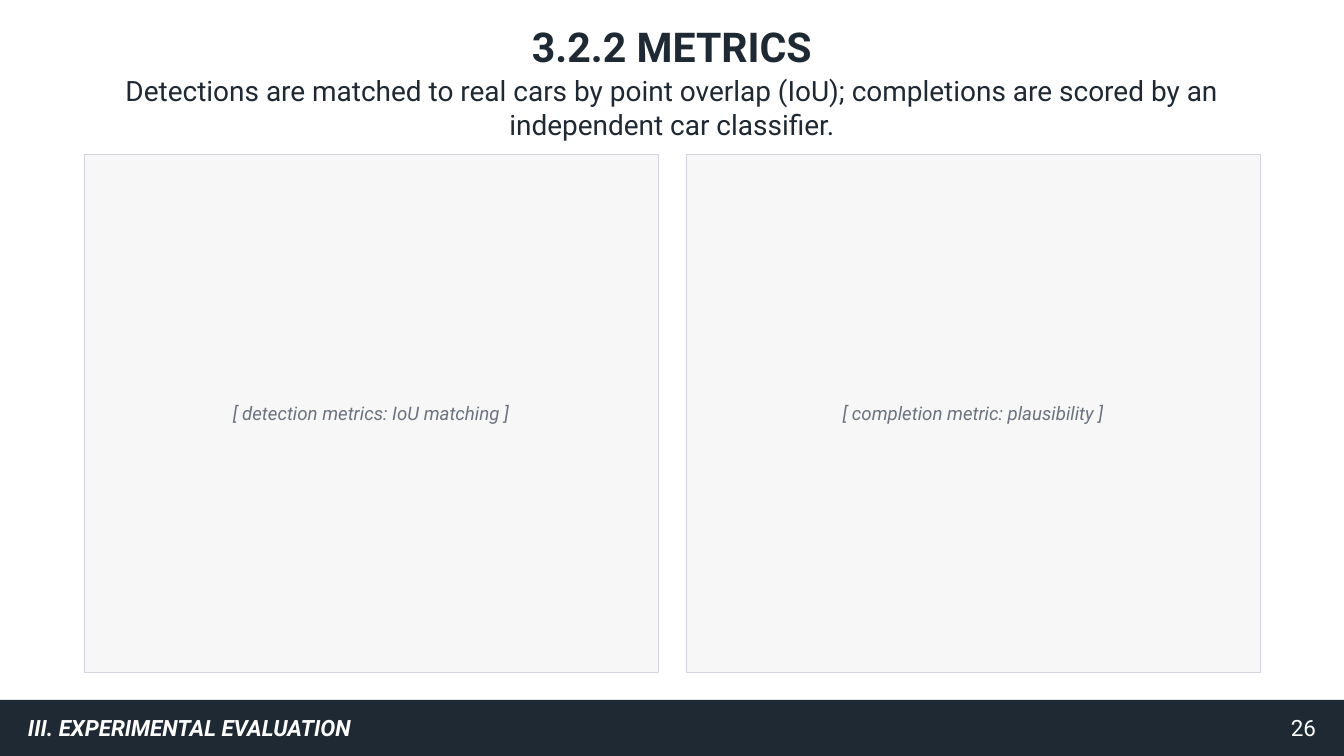
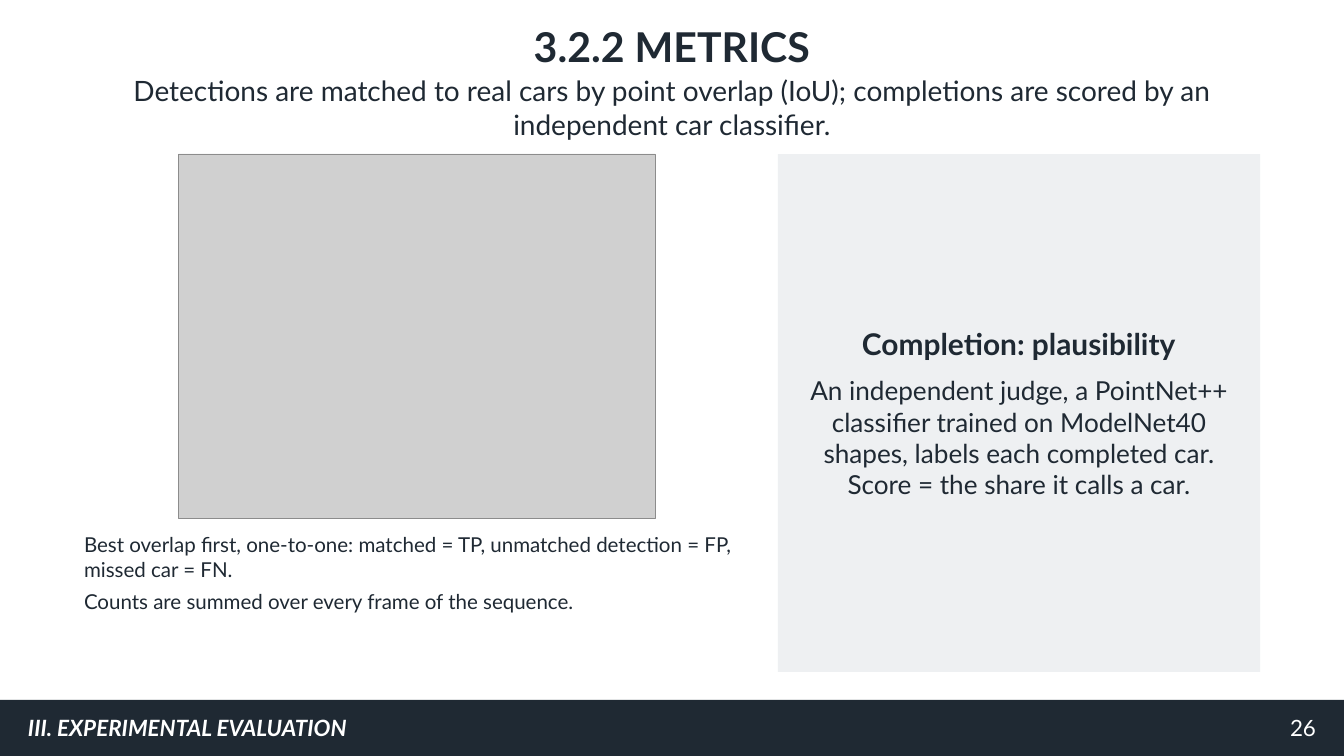
Before and after one commit to gooners006/LIDAR_Segmentation, a slide deck: slide 26 of docs/defense/deck_v2.pptx. Drawn at 1344x756 pixels with LibreOffice and Linux fonts; fonts in the diff are those of the drawing; grey boxes stand for pictures. Boxes give left, top, right and bottom in pixels: in the first picture for what was removed or moved away, otherwise in the second. Text is boxed around its words. In the diff, an @@ line names an element or a change of style, - is before the commit and + after.

```diff
--- a/docs/defense/deck_v2.pptx
+++ b/docs/defense/deck_v2.pptx
@@ rectangle removed at bbox=[84, 154, 658, 672] @@
@@ picture added at bbox=[179, 154, 655, 518] @@
@@ rectangle: place and size @@
-rectangle at bbox=[686, 154, 1260, 672]
+rectangle at bbox=[778, 154, 1259, 672]
@@ rectangle at bbox=[778, 154, 1259, 672]: fill #F7F7F7 to #EEF0F2; outline #D1D5DB 0.75 pt to none @@
@@ text at bbox=[810, 332, 1228, 494]: text changed; size 20 to 28 pt; font Roboto to Lato; text colour #6B7280 to #1F2933; italic off @@
-[ completion metric: plausibility ]
+Completion: plausibility
+An independent judge, a PointNet++ classifier trained on ModelNet40 shapes, labels each completed car. Score = the share it calls a car.
@@ text at bbox=[84, 537, 731, 613]: text changed; size 20 to 22 pt; font Roboto to Lato; text colour #6B7280 to #1F2933; italic off @@
-[ detection metrics: IoU matching ]
+Best overlap first, one-to-one: matched = TP, unmatched detection = FP, missed car = FN.
+Counts are summed over every frame of the sequence.
@@ text "Best overlap first, one-to-one: matched ..." at bbox=[84, 537, 731, 613]: vertical alignment middle to top @@
@@ font Roboto to Lato in 3 elements at bbox=[534, 32, 810, 63], bbox=[133, 79, 1210, 140], bbox=[28, 719, 347, 736] @@
```
Also in this commit, not shown: 56 other slides changed, 4 slides added, 4 slides removed, 53 other files.
